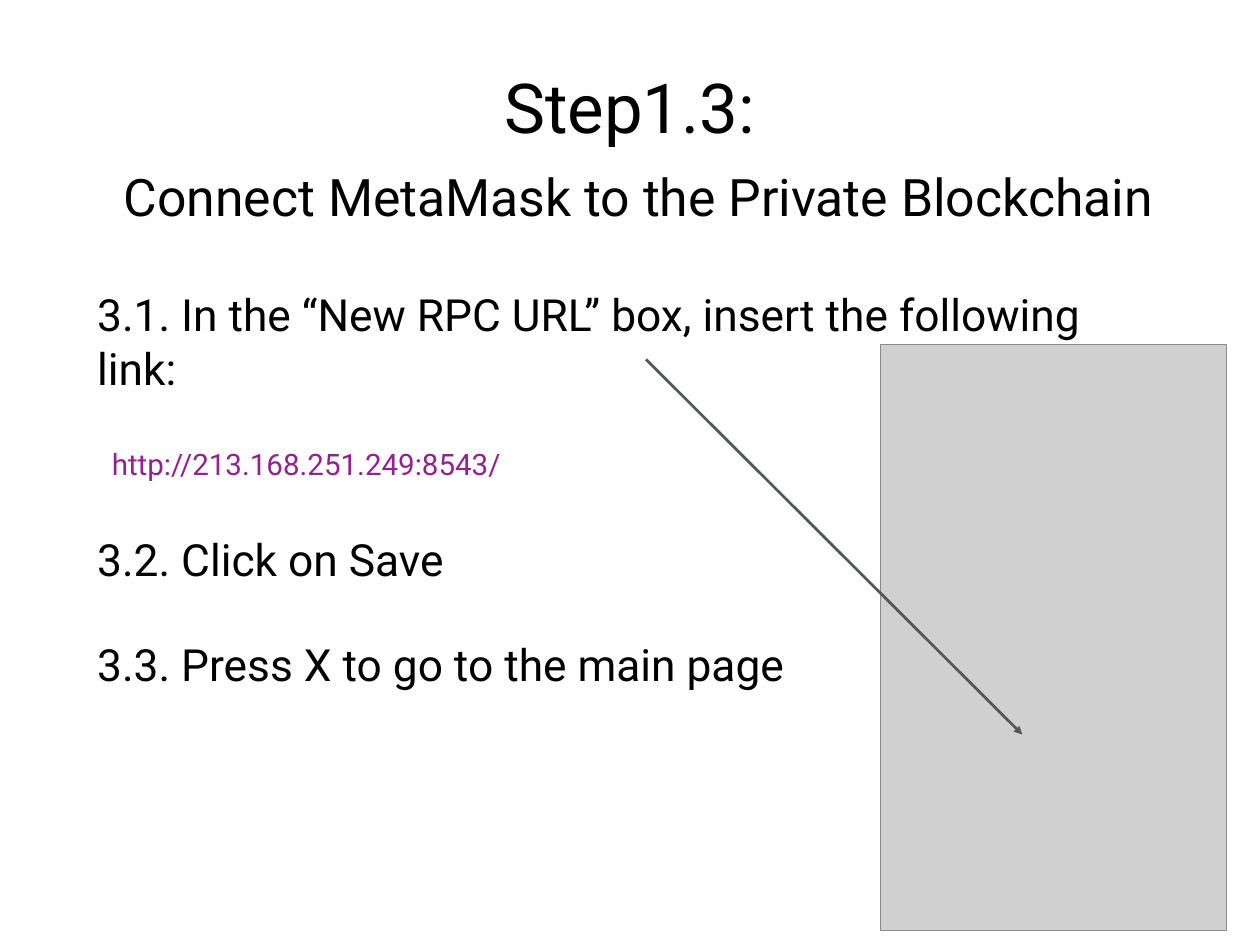
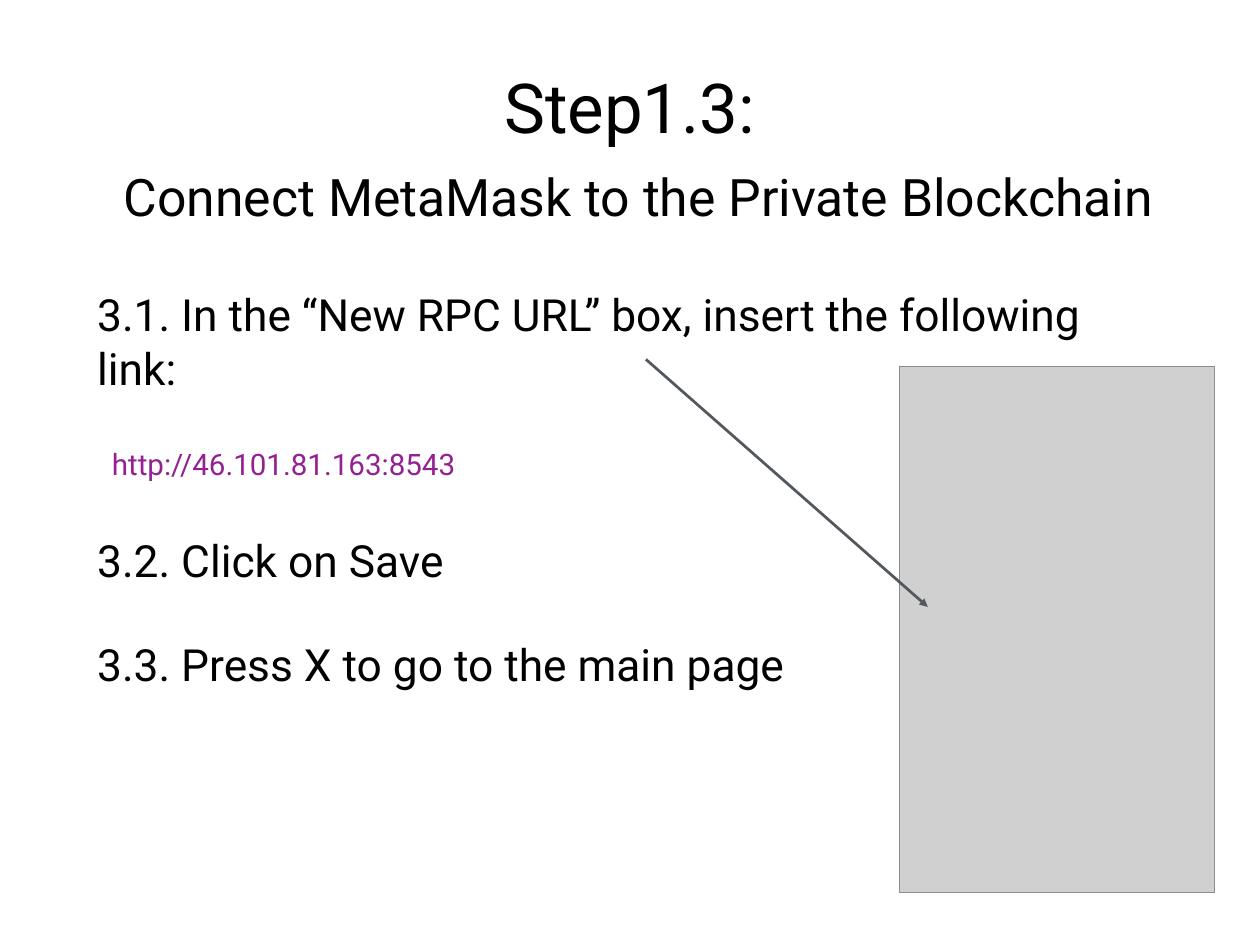
Before and after one commit to solegga/blockchaincourse, a slide deck: slide 7 of How_to_connect_to_university_of_edinburgh_private_blockchain.pptx. Drawn at 1260x945 pixels with LibreOffice and Linux fonts; fonts in the diff are those of the drawing; grey boxes stand for pictures. Boxes give left, top, right and bottom in pixels: in the first picture for what was removed or moved away, otherwise in the second. Text is boxed around its words. In the diff, an @@ line names an element or a change of style, - is before the commit and + after.

```diff
--- a/How_to_connect_to_university_of_edinburgh_private_blockchain.pptx
+++ b/How_to_connect_to_university_of_edinburgh_private_blockchain.pptx
@@ freeform shape: place and size @@
-freeform shape at [646, 360, 1023, 735]
+freeform shape at [646, 360, 928, 607]
@@ picture: place and size @@
-picture at [880, 345, 1226, 930]
+picture at [900, 366, 1216, 892]
@@ text at [112, 453, 455, 481]: text changed @@
-http://213.168.251.249:8543/
+http://46.101.81.163:8543
```
Also in this commit, not shown: 20 other slides changed, 3 slides added, 1 other file.
